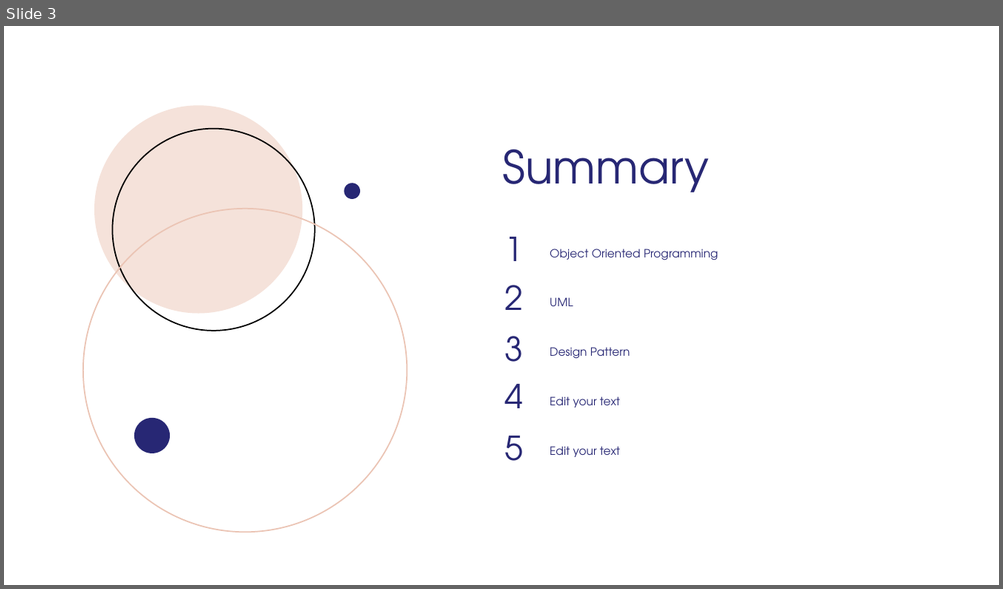
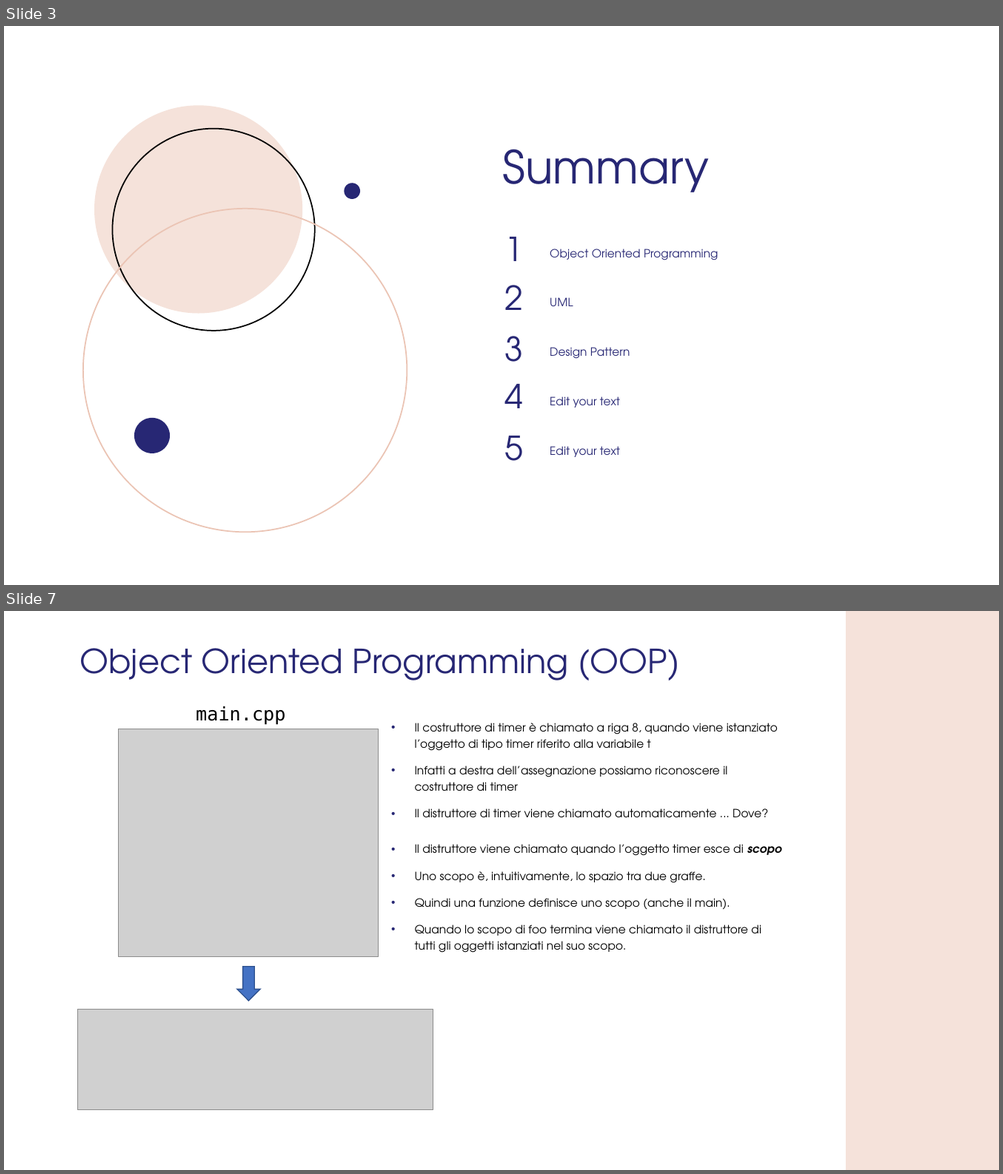
Before and after one commit to GMATZEU42/WS, a slide deck: WS02/WS_2.odp. Shown one above the other, each under a label of ours: slide 3 before the commit, slides 3 and 7 after it; the slides between them are not shown. The pictures are 1003x589 and 1003x1174 pixels, drawn with LibreOffice and Linux fonts; fonts in the diff are those of the drawing; grey boxes stand for pictures; background and template pictures are left out. Boxes give left, top, right and bottom in pixels: in the first picture for what was removed or moved away, otherwise in the second. Text is boxed around its words. In the diff, an @@ line names an element or a change of style, - is before the commit and + after.

```diff
--- a/WS02/WS_2.odp
+++ b/WS02/WS_2.odp
@@ slide 7 added at <box>4,611,999,1170</box>, background #FFFFFF @@
@@ freeform shape added at <box>845,611,999,1170</box>, fill #F5E2DA @@
@@ title added at <box>79,648,679,681</box>, 32 pt, text #272774 @@
+Object Oriented Programming (OOP)
@@ text added at <box>196,706,285,725</box>, 18 pt, text #000000 @@
+main.cpp
@@ picture added at <box>119,729,378,957</box> @@
@@ text added at <box>415,723,777,817</box>, 11 pt, text #000000 @@
+• Il costruttore di timer è chiamato a riga 8, quando viene istanziato l’oggetto di tipo timer riferito alla variabile t
+• Infatti a destra dell’assegnazione possiamo riconoscere il costruttore di timer
+• Il distruttore di timer viene chiamato automaticamente ... Dove?
@@ text added at <box>415,844,782,953</box>, 11 pt, text #000000 @@
+• Il distruttore viene chiamato quando l’oggetto timer esce di scopo
+• Uno scopo è, intuitivamente, lo spazio tra due graffe.
+• Quindi una funzione definisce uno scopo (anche il main).
+• Quando lo scopo di foo termina viene chiamato il distruttore di tutti gli oggetti istanziati nel suo scopo.
@@ freeform shape added at <box>237,967,260,1001</box>, fill #4472C4, outline #2F528F 0.99 pt @@
@@ picture added at <box>78,1009,433,1111</box> @@
```
Also in this commit, not shown: 7 slides changed, 4 other slides added, 1 slide removed, 4 other files.
